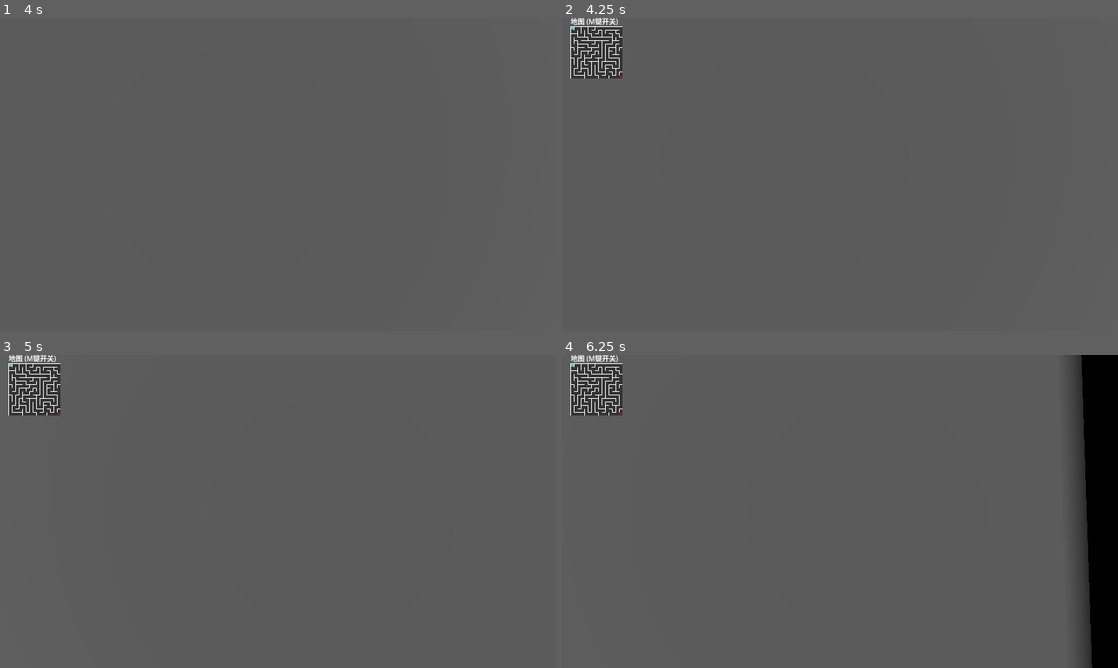
Above: before the commit, frames 1-4 (two rows, left to right).
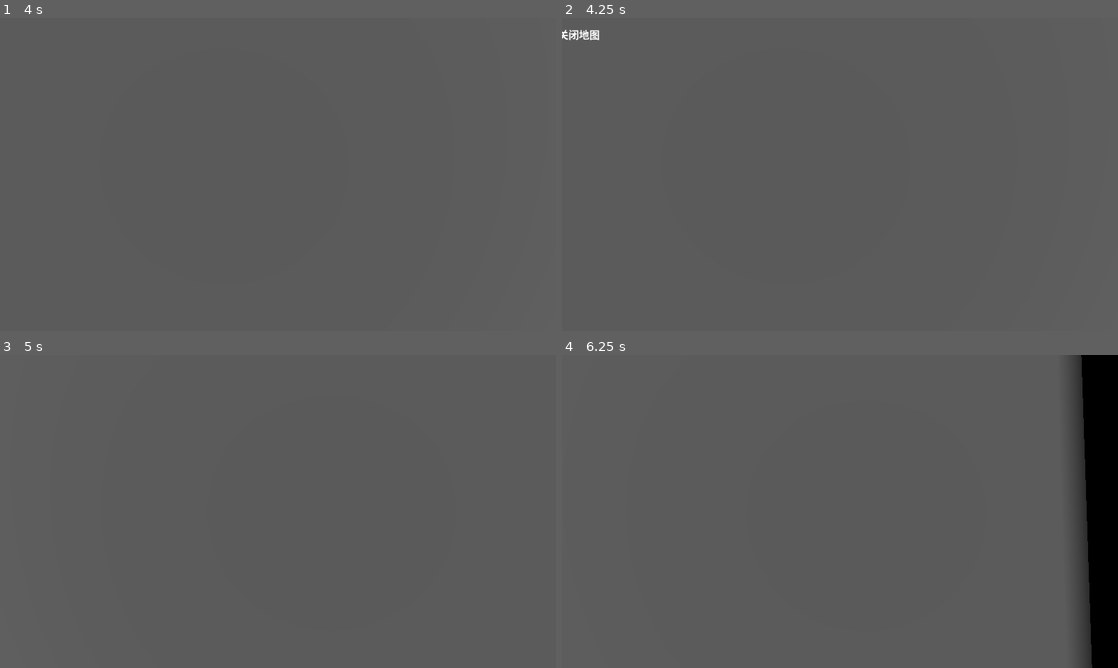
Above: after the commit, the same moments.

Repository: kenny0302/godot_sample
Game: Godot game, scene res://Main.tscn
Same seed, same stepped clock (60 frames per second), same inputs: the game is played once before the commit and once after it.
Inputs (mouse positions are in pixels of both pictures, inside the frame that each line leads up to):
- Up to frame 1 (4 s): tap Enter at 0.5, 2, 3.5 s; move the mouse to (305, 174) at 0.52 s; hold W (move_forward) from 0.53 s (still down); click (305, 174) at 0.67 s; tap Space at 1.25, 2.75 s; move the mouse to (250, 174) at 1.27 s; move the mouse to (289, 168) at 2.02 s; move the mouse to (272, 180) at 2.77 s; click (272, 180) at 2.92 s; move the mouse to (316, 177) at 3.52 s
- Up to frame 2 (4.25 s): keep holding W (move_forward); tap M (toggle_minimap) at 4.15 s
- Up to frame 3 (5 s): keep holding W (move_forward); move the mouse to (233, 508) at 4.27 s; tap Q (close_minimap, bound only after the commit) at 4.9 s
- Up to frame 4 (6.25 s): move the mouse to (845, 511) at 5.02 s; click (845, 511) at 5.17 s; tap Space at 5.75 s; move the mouse to (817, 505) at 5.77 s; release W (move_forward) at 5.78 s; hold D (move_right) from 5.78 s (still down)

Frame 1 is identical in both runs. In frame 2, 1.7% of the frame differs, in the area x 0-11%, y 0-20%; in frame 3, 1.7%; in frame 4, 1.7%.

Commit message:
优化小地图UI：全屏显示和新配色方案
重大改进：
1. 小地图改为全屏显示
   - 占据整个屏幕，提供更好的视野
   - 添加半透明黑色背景（85%不透明度）
   - 地图居中显示并保持纵横比

2. 新的颜色方案
   - 墙壁：黑色
   - 已探索路径：白色
   - 未探索路径：深灰色
   - 起点：绿色
   - 终点：红色
   - 玩家位置：黄色

3. 改进的控制方式
   - M键：打开小地图（仅打开）
   - Q键：关闭小地图（新增）
   - 添加屏幕顶部提示"按Q键关闭地图"

4. 视觉优化
   - 增大单元格尺寸至20像素
   - 更粗的墙壁线条（2像素）
   - 更清晰的对比度

5. 更新文档
   - README添加Q键说明
   - 更新小地图图例说明新配色

这些改进让小地图更加实用和美观。

Diff:
--- a/Minimap.gd
+++ b/Minimap.gd
@@ -1,8 +1,7 @@
 extends Control
 
-# 小地图UI系统
-@export var cell_pixel_size: int = 8
-@export var minimap_margin: int = 20
+# 小地图UI系统 - 全屏显示
+@export var cell_pixel_size: int = 20  # 增大单元格尺寸以适应全屏
 
 @onready var maze_generator = get_node("/root/Main/MazeGenerator")
 @onready var path_tracker = get_node("/root/Main/PathTracker")
@@ -11,6 +10,9 @@
 var is_visible: bool = false
 var minimap_texture: ImageTexture
 var minimap_image: Image
+var background: ColorRect
+var texture_rect: TextureRect
+var hint_label: Label
 
 func _ready():
 	visible = false
@@ -25,16 +27,36 @@
 		path_tracker.path_updated.connect(_on_path_updated)
 
 func _input(event):
+	# M键打开小地图
 	if event.is_action_pressed("toggle_minimap"):
-		toggle_minimap()
+		if not is_visible:
+			open_minimap()
 
-func toggle_minimap():
-	is_visible = not is_visible
-	visible = is_visible
-	if is_visible:
-		update_minimap()
+	# Q键关闭小地图
+	if event.is_action_pressed("close_minimap"):
+		if is_visible:
+			close_minimap()
+
+func open_minimap():
+	is_visible = true
+	visible = true
+	update_minimap()
+
+func close_minimap():
+	is_visible = false
+	visible = false
 
 func create_minimap():
+	# 设置控件为全屏
+	set_anchors_preset(Control.PRESET_FULL_RECT)
+
+	# 创建半透明黑色背景
+	background = ColorRect.new()
+	background.name = "Background"
+	background.color = Color(0, 0, 0, 0.85)
+	background.set_anchors_preset(Control.PRESET_FULL_RECT)
+	add_child(background)
+
 	var width = maze_generator.maze_width * cell_pixel_size
 	var height = maze_generator.maze_height * cell_pixel_size
 
@@ -48,72 +70,103 @@
 			var px = x * cell_pixel_size
 			var py = y * cell_pixel_size
 
-			# 绘制格子（深灰色表示未访问）
-			_fill_rect(minimap_image, px, py, cell_pixel_size, cell_pixel_size, Color(0.2, 0.2, 0.2))
+			# 绘制路径（白色表示可走的路）
+			_fill_rect(minimap_image, px, py, cell_pixel_size, cell_pixel_size, Color.WHITE)
 
-			# 绘制墙壁
+			# 绘制墙壁（黑色）
 			if cell["walls"]["north"]:
-				_fill_rect(minimap_image, px, py, cell_pixel_size, 1, Color.WHITE)
+				_fill_rect(minimap_image, px, py, cell_pixel_size, 2, Color.BLACK)
 			if cell["walls"]["south"]:
-				_fill_rect(minimap_image, px, py + cell_pixel_size - 1, cell_pixel_size, 1, Color.WHITE)
+				_fill_rect(minimap_image, px, py + cell_pixel_size - 2, cell_pixel_size, 2, Color.BLACK)
 			if cell["walls"]["west"]:
-				_fill_rect(minimap_image, px, py, 1, cell_pixel_size, Color.WHITE)
+				_fill_rect(minimap_image, px, py, 2, cell_pixel_size, Color.BLACK)
 			if cell["walls"]["east"]:
-				_fill_rect(minimap_image, px + cell_pixel_size - 1, py, 1, cell_pixel_size, Color.WHITE)
+				_fill_rect(minimap_image, px + cell_pixel_size - 2, py, 2, cell_pixel_size, Color.BLACK)
 
 	# 标记起点（绿色）
 	var start_grid = maze_generator.world_to_grid(maze_generator.start_position)
-	_fill_rect(minimap_image, start_grid.x * cell_pixel_size + 2, start_grid.y * cell_pixel_size + 2,
-			  cell_pixel_size - 4, cell_pixel_size - 4, Color.GREEN)
+	_fill_rect(minimap_image, start_grid.x * cell_pixel_size + 4, start_grid.y * cell_pixel_size + 4,
+			  cell_pixel_size - 8, cell_pixel_size - 8, Color.GREEN)
 
 	# 标记终点（红色）
 	var exit_grid = maze_generator.world_to_grid(maze_generator.exit_position)
-	_fill_rect(minimap_image, exit_grid.x * cell_pixel_size + 2, exit_grid.y * cell_pixel_size + 2,
-			  cell_pixel_size - 4, cell_pixel_size - 4, Color.RED)
+	_fill_rect(minimap_image, exit_grid.x * cell_pixel_size + 4, exit_grid.y * cell_pixel_size + 4,
+			  cell_pixel_size - 8, cell_pixel_size - 8, Color.RED)
 
 	minimap_texture = ImageTexture.create_from_image(minimap_image)
 
-	# 创建显示节点
-	var texture_rect = TextureRect.new()
+	# 创建显示节点 - 居中显示
+	texture_rect = TextureRect.new()
 	texture_rect.name = "MinimapDisplay"
 	texture_rect.texture = minimap_texture
-	texture_rect.position = Vector2(minimap_margin, minimap_margin)
-	texture_rect.size = Vector2(width, height)
+	texture_rect.expand_mode = TextureRect.EXPAND_IGNORE_SIZE
+	texture_rect.stretch_mode = TextureRect.STRETCH_KEEP_ASPECT_CENTERED
+	texture_rect.set_anchors_preset(Control.PRESET_FULL_RECT)
 	add_child(texture_rect)
 
-	# 添加标题
-	var label = Label.new()
-	label.text = "地图 (M键开关)"
-	label.position = Vector2(minimap_margin, minimap_margin - 25)
-	add_child(label)
+	# 添加提示文字
+	hint_label = Label.new()
+	hint_label.text = "按 Q 键关闭地图"
+	hint_label.horizontal_alignment = HORIZONTAL_ALIGNMENT_CENTER
+	hint_label.add_theme_font_size_override("font_size", 24)
+	hint_label.set_anchors_preset(Control.PRESET_CENTER_TOP)
+	hint_label.position = Vector2(-150, 20)
+	hint_label.size = Vector2(300, 50)
+	add_child(hint_label)
 
 func update_minimap():
 	if not minimap_image or not path_tracker:
 		return
 
-	# 重新绘制已访问的路径
+	# 重新创建图像以清除之前的内容
+	var width = maze_generator.maze_width * cell_pixel_size
+	var height = maze_generator.maze_height * cell_pixel_size
+	minimap_image = Image.create(width, height, false, Image.FORMAT_RGB8)
+	minimap_image.fill(Color.BLACK)
+
+	# 重新绘制迷宫结构
 	var visited = path_tracker.get_visited_cells()
-	for grid_pos in visited.keys():
-		var px = grid_pos.x * cell_pixel_size
-		var py = grid_pos.y * cell_pixel_size
-		# 用浅蓝色标记已访问的格子
-		_fill_rect(minimap_image, px + 1, py + 1, cell_pixel_size - 2, cell_pixel_size - 2, Color(0.3, 0.6, 1.0))
+	for y in range(maze_generator.maze_height):
+		for x in range(maze_generator.maze_width):
+			var cell = maze_generator.maze[y][x]
+			var px = x * cell_pixel_size
+			var py = y * cell_pixel_size
+			var grid_pos = Vector2i(x, y)
 
-	# 重新绘制起点和终点（确保它们不被覆盖）
+			# 判断是否已访问
+			if visited.has(grid_pos):
+				# 已访问的路径显示为白色
+				_fill_rect(minimap_image, px, py, cell_pixel_size, cell_pixel_size, Color.WHITE)
+			else:
+				# 未访问的路径显示为深灰色
+				_fill_rect(minimap_image, px, py, cell_pixel_size, cell_pixel_size, Color(0.3, 0.3, 0.3))
+
+			# 绘制墙壁（黑色）
+			if cell["walls"]["north"]:
+				_fill_rect(minimap_image, px, py, cell_pixel_size, 2, Color.BLACK)
+			if cell["walls"]["south"]:
+				_fill_rect(minimap_image, px, py + cell_pixel_size - 2, cell_pixel_size, 2, Color.BLACK)
+			if cell["walls"]["west"]:
+				_fill_rect(minimap_image, px, py, 2, cell_pixel_size, Color.BLACK)
+			if cell["walls"]["east"]:
+				_fill_rect(minimap_image, px + cell_pixel_size - 2, py, 2, cell_pixel_size, Color.BLACK)
+
+	# 重新绘制起点（绿色）
 	var start_grid = maze_generator.world_to_grid(maze_generator.start_position)
-	_fill_rect(minimap_image, start_grid.x * cell_pixel_size + 2, start_grid.y * cell_pixel_size + 2,
-			  cell_pixel_size - 4, cell_pixel_size - 4, Color.GREEN)
+	_fill_rect(minimap_image, start_grid.x * cell_pixel_size + 4, start_grid.y * cell_pixel_size + 4,
+			  cell_pixel_size - 8, cell_pixel_size - 8, Color.GREEN)
 
+	# 重新绘制终点（红色）
 	var exit_grid = maze_generator.world_to_grid(maze_generator.exit_position)
-	_fill_rect(minimap_image, exit_grid.x * cell_pixel_size + 2, exit_grid.y * cell_pixel_size + 2,
-			  cell_pixel_size - 4, cell_pixel_size - 4, Color.RED)
+	_fill_rect(minimap_image, exit_grid.x * cell_pixel_size + 4, exit_grid.y * cell_pixel_size + 4,
+			  cell_pixel_size - 8, cell_pixel_size - 8, Color.RED)
 
 	# 绘制玩家位置（黄色）
 	if player:
 		var player_grid = maze_generator.world_to_grid(player.global_position)
 		if maze_generator.is_valid_position(player_grid):
-			_fill_rect(minimap_image, player_grid.x * cell_pixel_size + 3, player_grid.y * cell_pixel_size + 3,
-					  cell_pixel_size - 6, cell_pixel_size - 6, Color.YELLOW)
+			_fill_rect(minimap_image, player_grid.x * cell_pixel_size + 6, player_grid.y * cell_pixel_size + 6,
+					  cell_pixel_size - 12, cell_pixel_size - 12, Color.YELLOW)
 
 	minimap_texture.update(minimap_image)
 
--- a/project.godot
+++ b/project.godot
@@ -47,6 +47,11 @@
 "events": [Object(InputEventKey,"resource_local_to_scene":false,"resource_name":"","device":-1,"window_id":0,"alt_pressed":false,"shift_pressed":false,"ctrl_pressed":false,"meta_pressed":false,"pressed":false,"keycode":0,"physical_keycode":77,"key_label":0,"unicode":109,"echo":false,"script":null)
 ]
 }
+close_minimap={
+"deadzone": 0.5,
+"events": [Object(InputEventKey,"resource_local_to_scene":false,"resource_name":"","device":-1,"window_id":0,"alt_pressed":false,"shift_pressed":false,"ctrl_pressed":false,"meta_pressed":false,"pressed":false,"keycode":0,"physical_keycode":81,"key_label":0,"unicode":113,"echo":false,"script":null)
+]
+}
 
 [rendering]
 
Not shown, changed: README.md
